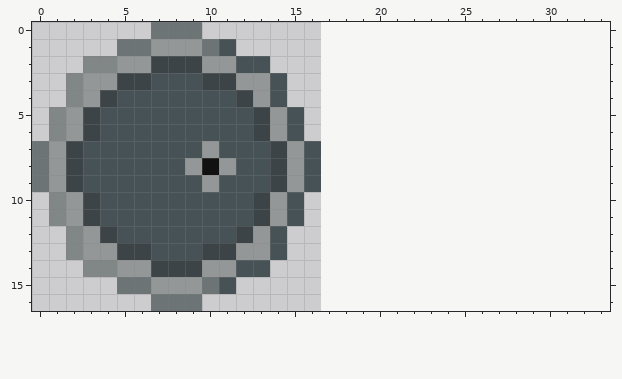
Two versions of one pixel-art sprite, Releases/Drunken Broster/Drunken Broster/projectiles/ExplosiveBarrelProjectile.png. Above is the file before it was changed.
The file is 17x17 pixels. Colours within 5 levels of each other are drawn and written as one. The old version is drawn lined up with the new one, on the new canvas.
After the commit:
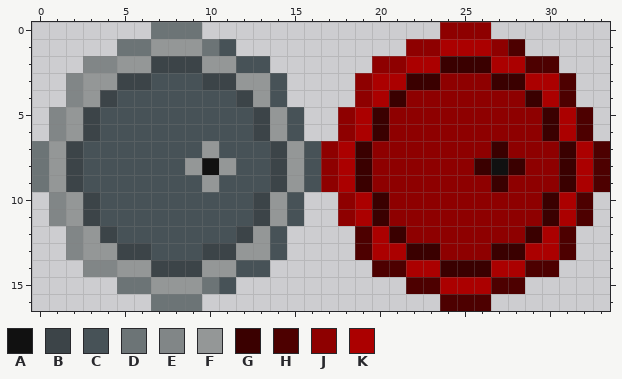
Palette (. is transparent): A #111111  B #3c4448  C #475257  D #6c7476  E #818687  F #949797  G #3a0000  H #4d0000  J #8e0000  K #ab0000
From the commit log: DrunkenBroster- Added Exploding Barrel Warning & shifted GunSprite Sheet
The exact change:
canvas 17x17 -> 34x17
@@ x 15..33 @@
- 0 ...................
- 1 ...................
- 2 ...................
- 3 ...................
- 4 ...................
- 5 C..................
- 6 C..................
- 7 FC.................
- 8 FC.................
- 9 FC.................
-10 C..................
-11 C..................
-12 ...................
-13 ...................
-14 ...................
-15 ...................
-16 ...................
+ 0 .........JJJ.......
+ 1 .......JJKKKJH.....
+ 2 .....JJKKGGGKKHH...
+ 3 ....JKKGGJJJGGKKH..
+ 4 ....JKGJJJJJJJGKH..
+ 5 C..JKGJJJJJJJJJGKH.
+ 6 C..JKGJJJJJJJJJGKH.
+ 7 FCJKGJJJJJJJGJJJGKH
+ 8 FCJKGJJJJJJGAGJJGKH
+ 9 FCJKGJJJJJJJGJJJGKH
+10 C..JKGJJJJJJJJJGKH.
+11 C..JKGJJJJJJJJJGKH.
+12 ....HKGJJJJJJJGKH..
+13 ....HKKGGJJJGGKKH..
+14 .....HHKKGGGKKHH...
+15 .......HHKKKHH.....
+16 .........HHH.......
Changed places in both pictures, as pixel boxes (x1, y1, x2, y2):
added: (321, 22, 610, 311)
